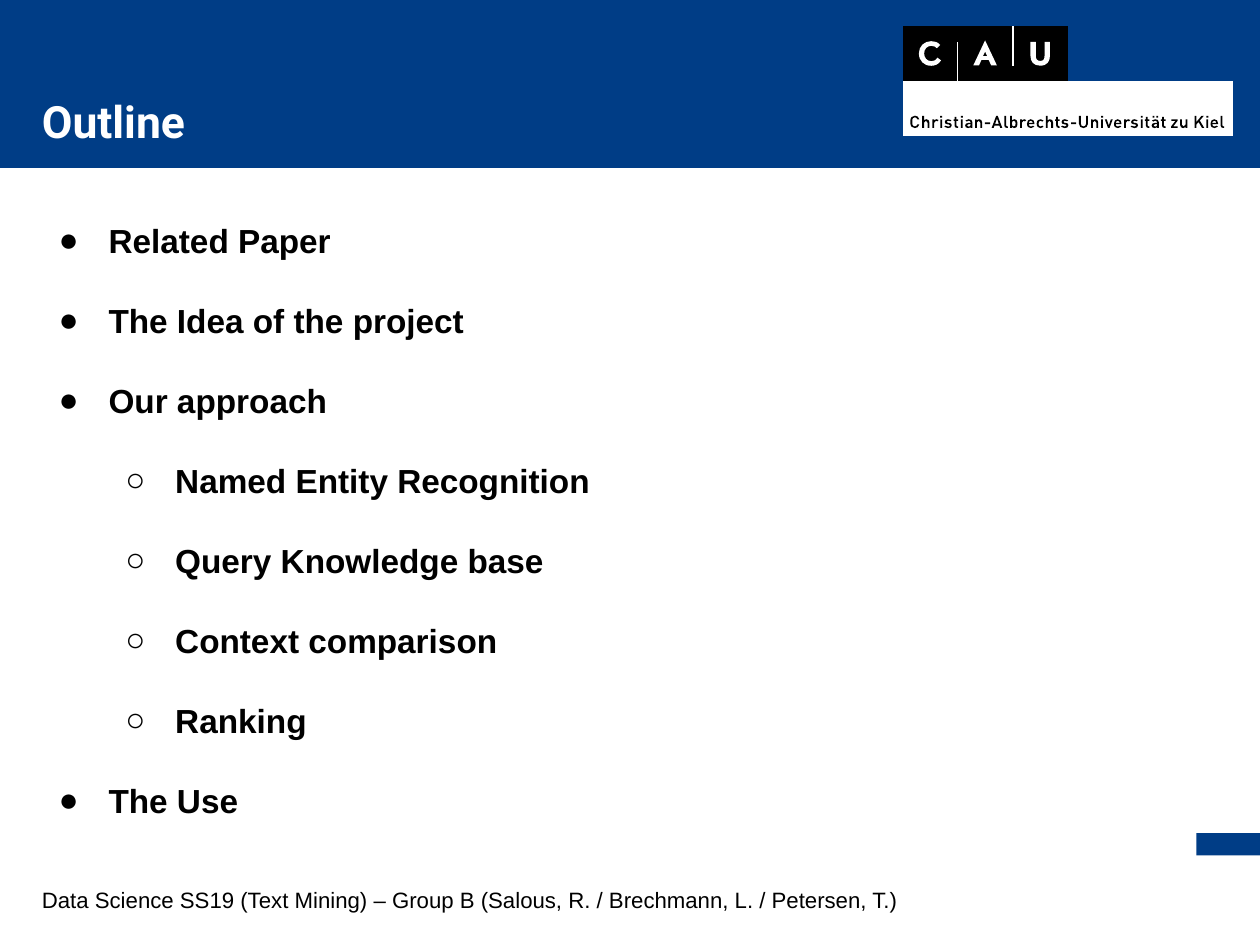
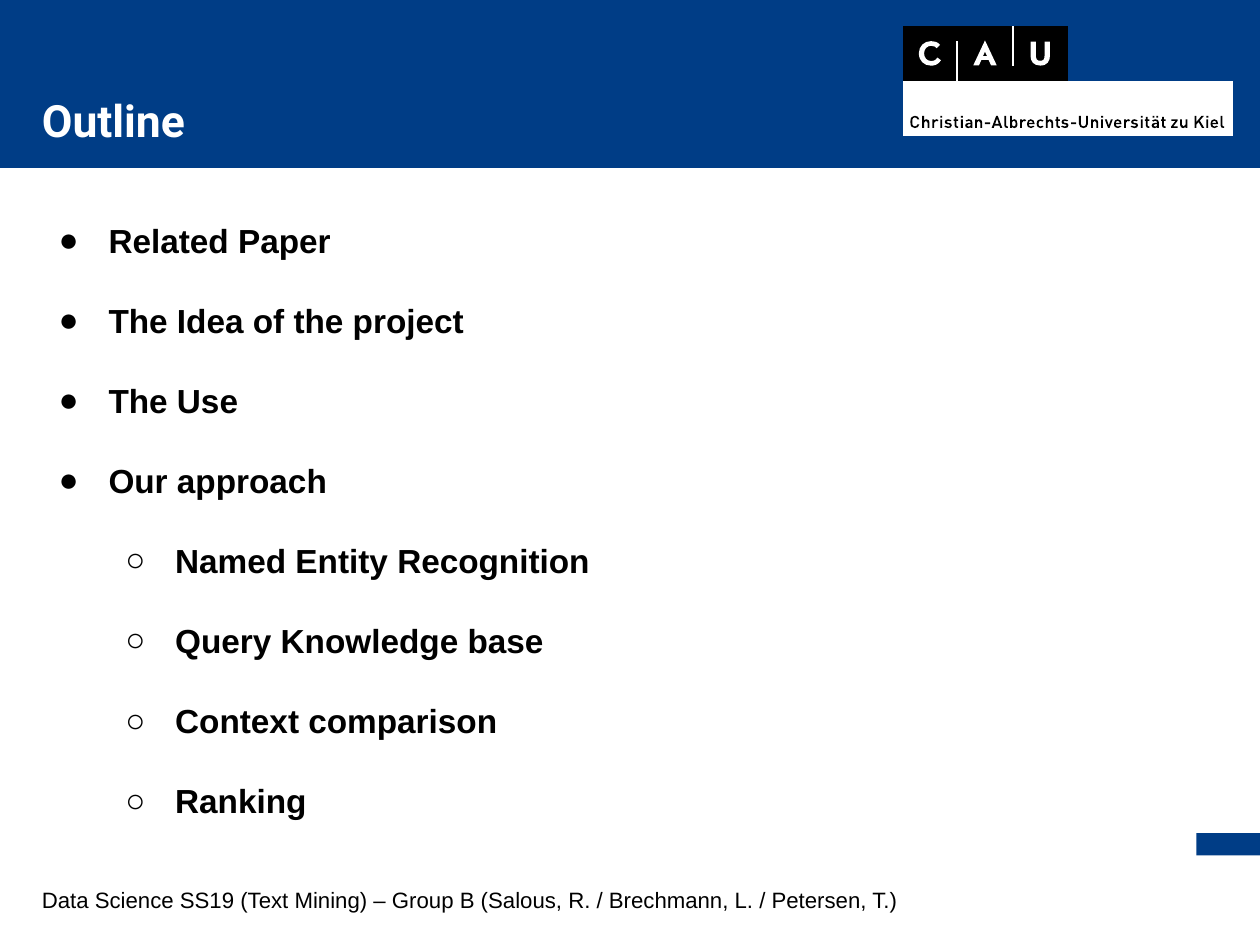
Before and after one commit to thorge/concept-ranking, a slide deck: slide 2 of presentation/pres.odp. Drawn at 1260x945 pixels with LibreOffice and Linux fonts; fonts in the diff are those of the drawing. Boxes give left, top, right and bottom in pixels: in the first picture for what was removed or moved away, otherwise in the second. Text is boxed around its words. In the diff, an @@ line names an element or a change of style, - is before the commit and + after.

```diff
--- a/presentation/pres.odp
+++ b/presentation/pres.odp
@@ text in free at (109,389,238,414): paragraph added @@
+● The Use
@@ text in free at (109,789,238,814): paragraph removed @@
-● The Use
```
Also in this commit, not shown: 12 other slides changed.
